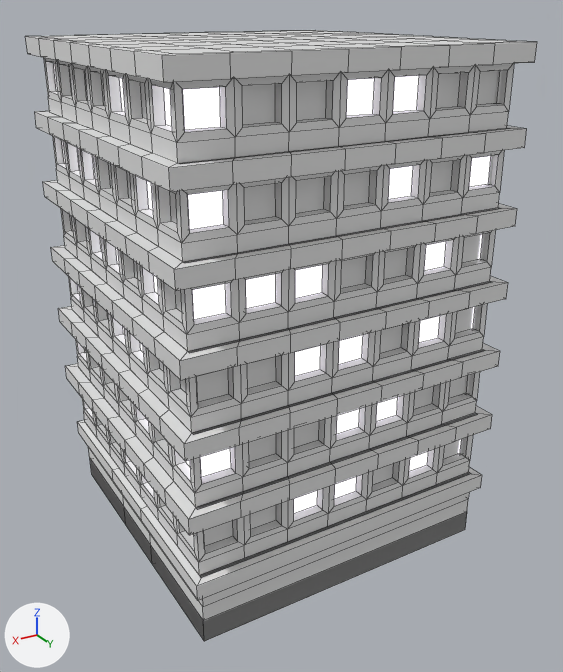
Before and after pictures for a commit that changed the Blender file Assets/GameAssets/Buildings/Building_square_short.blend.
The view is the same before and after, from a 50 mm camera at (2.38, 4.17, 3.37) aimed at (-0.04, 0.12, 1.35). Lighting does not change. The marker at lower left points along +X, +Y and +Z. Mesh edges are drawn as thin lines.
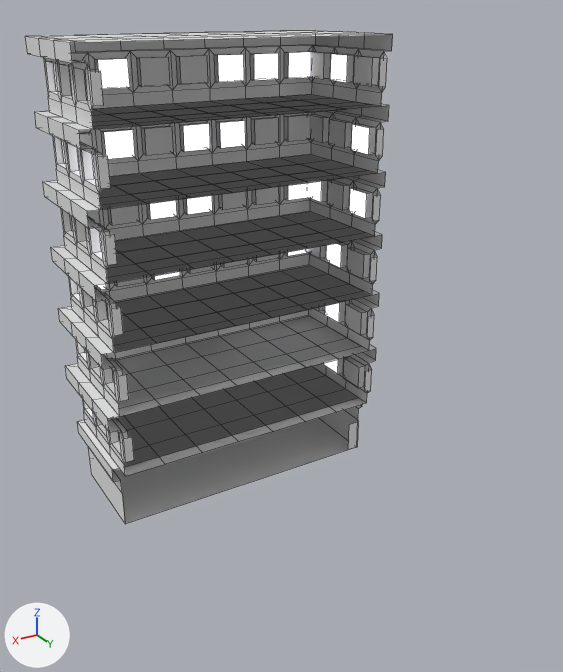
Commit message: Add buildings
.

Where the change shows, as pixel boxes [x1, y1, x2, y2] in the pictures (563 x 672 px):
```json
{"object": "Plane.007", "change": "reshaped", "before": [25, 30, 537, 575], "after": [25, 30, 393, 476], "on screen": "28% narrower, 18% shorter"}
{"object": "Plane.006", "change": "reshaped", "before": [77, 420, 482, 641], "after": [77, 366, 362, 524]}
{"object": "Plane.005", "change": "reshaped", "before": [90, 459, 467, 640], "on screen": "not visible afterwards"}
{"part": 2, "of": "me_plane_006", "change": "deleted", "before": [112, 467, 482, 641]}
{"part": 3, "of": "me_plane_007", "change": "deleted", "before": [70, 34, 537, 575]}
```

Scene script edits in JSON lines:
```json
{"block": "me_plane_005", "where": "# used by ob_plane_005; location = (0.0, 0.0, 0.0)"}
{"op": "remove", "block": "me_plane_005", "code": "me_plane_005.from_pydata(...)  # 16 vertices, 14 faces; spans x -1.0..1.0, y -1.0..1.0, z 0.0..0.15"}
{"op": "add", "block": "me_plane_005", "code": "me_plane_005.from_pydata(...)  # 8 vertices, 3 faces; spans x -1.0..1.0, y -1.0..-0.95, z 0.0..0.15"}
{"block": "me_plane_005", "change": "me_plane_005 part 1"}
{"block": "me_plane_005", "change": "8 vertices are removed from x -1.0..1.0, y 0.95..1.0, z 0.0..0.15"}
{"block": "me_plane_005", "change": "11 faces are deleted"}
{"block": "me_plane_006", "where": "# used by ob_plane_006; location = (0.0, 0.0, 0.0)"}
{"op": "remove", "block": "me_plane_006", "code": "me_plane_006.from_pydata(...)  # 56 vertices, 54 faces; spans x -1.05..1.05, y -1.05..1.05, z 0.0..0.46"}
{"op": "add", "block": "me_plane_006", "code": "me_plane_006.from_pydata(...)  # 28 vertices, 19 faces; spans x -1.05..1.05, y -1.05..-0.26, z 0.0..0.46"}
{"block": "me_plane_006", "change": "me_plane_006 part 2"}
{"block": "me_plane_006", "change": "28 vertices are removed from x -1.05..1.05, y 0.21..1.05, z 0.0..0.46"}
{"block": "me_plane_006", "change": "35 faces are deleted"}
{"block": "me_plane_007", "where": "# used by ob_plane_007; location = (0.0, 0.0, 0.0)"}
{"op": "remove", "block": "me_plane_007", "code": "me_plane_007.from_pydata(...)  # 2832 vertices, 2790 faces; spans x -1.08..1.08, y -1.1..1.05, z 0.46..3.17"}
{"op": "add", "block": "me_plane_007", "code": "me_plane_007.from_pydata(...)  # 1416 vertices, 1296 faces; spans x -1.08..1.08, y -1.1..-0.13, z 0.46..3.17"}
{"block": "me_plane_007", "change": "me_plane_007 part 3: 1416 vertices removed from x -1.08..1.08, y 0.08..1.05, z 0.46..3.17"}
```
